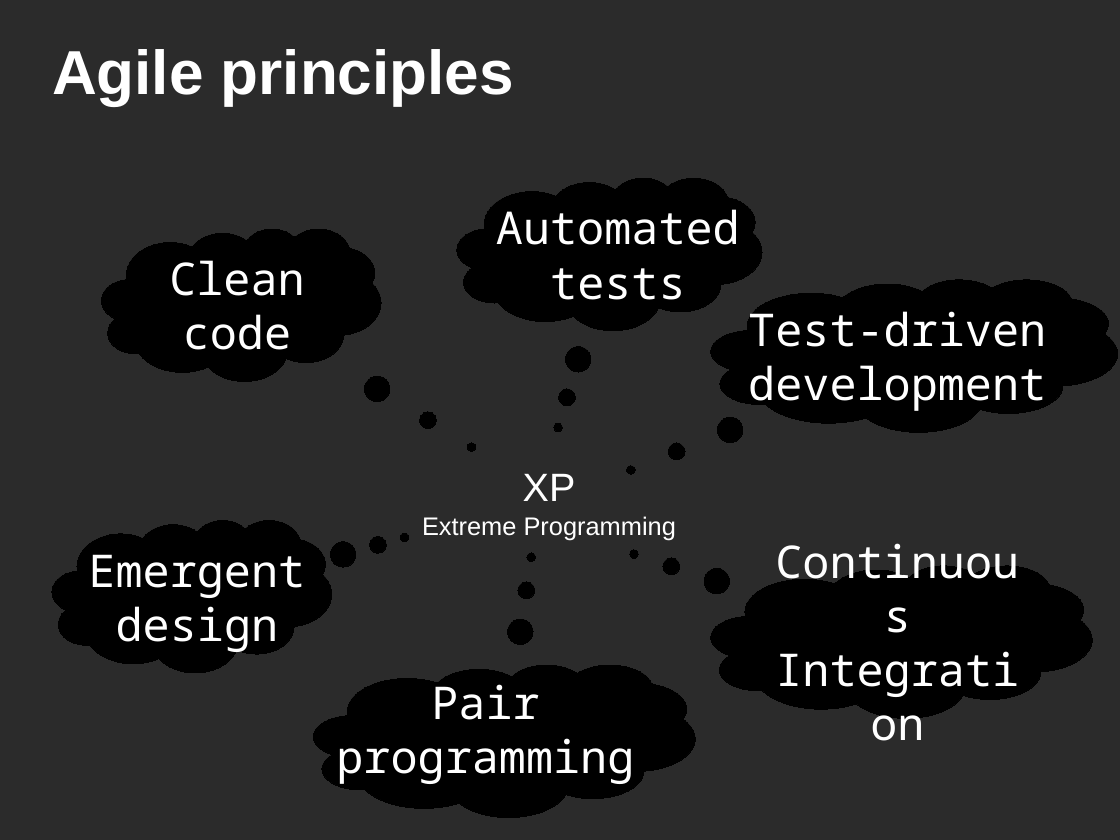
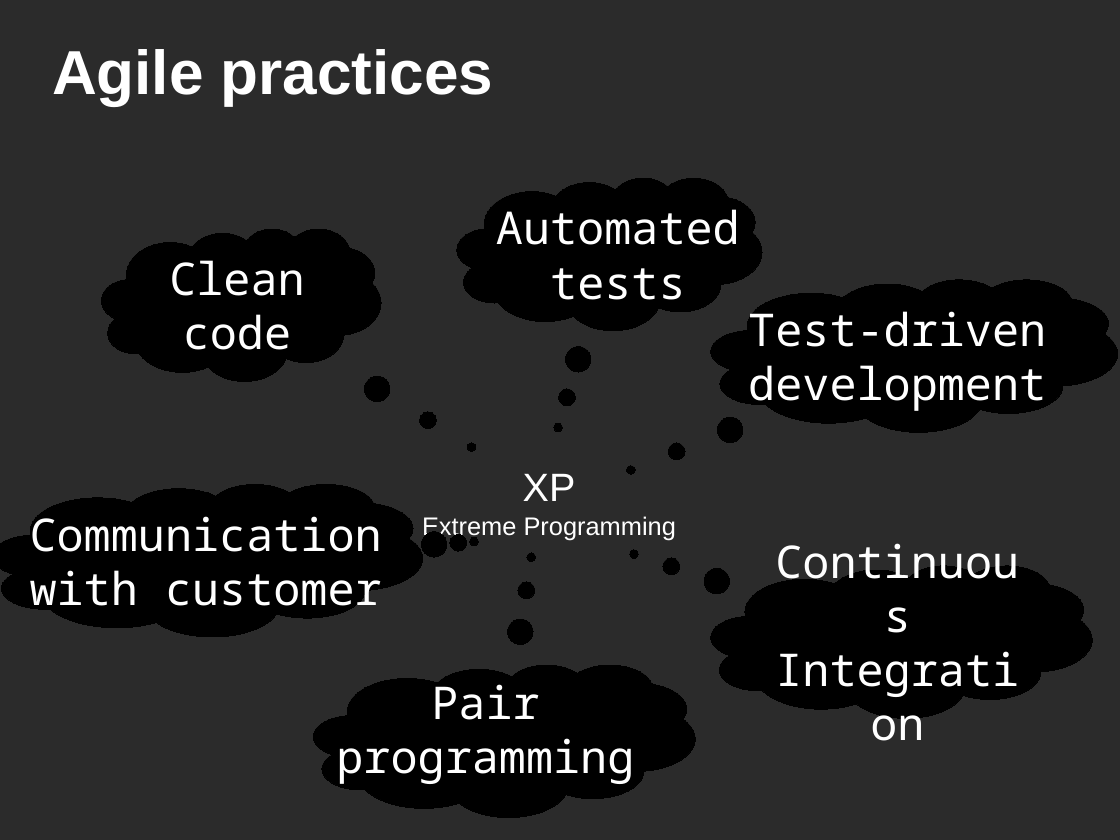
Before and after one commit to asolntsev/presentations, a slide deck: slide 3 of agile-technical-practices/agile-techical-practices.agile-ee.odp (slide 2 before the commit). Drawn at 1120x840 pixels with LibreOffice and Linux fonts; fonts in the diff are those of the drawing; background and template pictures are left out; a plain dark background stands for a picture behind light text. Boxes give left, top, right and bottom in pixels: in the first picture for what was removed or moved away, otherwise in the second. Text is boxed around its words. In the diff, an @@ line names an element or a change of style, - is before the commit and + after.

Commit message:
added some slides

```diff
--- a/agile-technical-practices/agile-techical-practices.agile-ee.odp
+++ b/agile-technical-practices/agile-techical-practices.agile-ee.odp
@@ title at (52,49,493,106): text changed @@
-Agile principles
+Agile practices
@@ thought cloud: place and size @@
-thought cloud at (52,520,331,673)
+thought cloud at (0,484,423,636)
@@ thought cloud at (0,484,423,636): proportions changed @@
@@ text added at (30,509,382,617), 32 pt, text #FFFFFF @@
+Communication with customer
@@ text removed at (89,554,306,653) @@
-Emergent design
```
Also in this commit, not shown: 1 other slide changed, 4 slides added.
